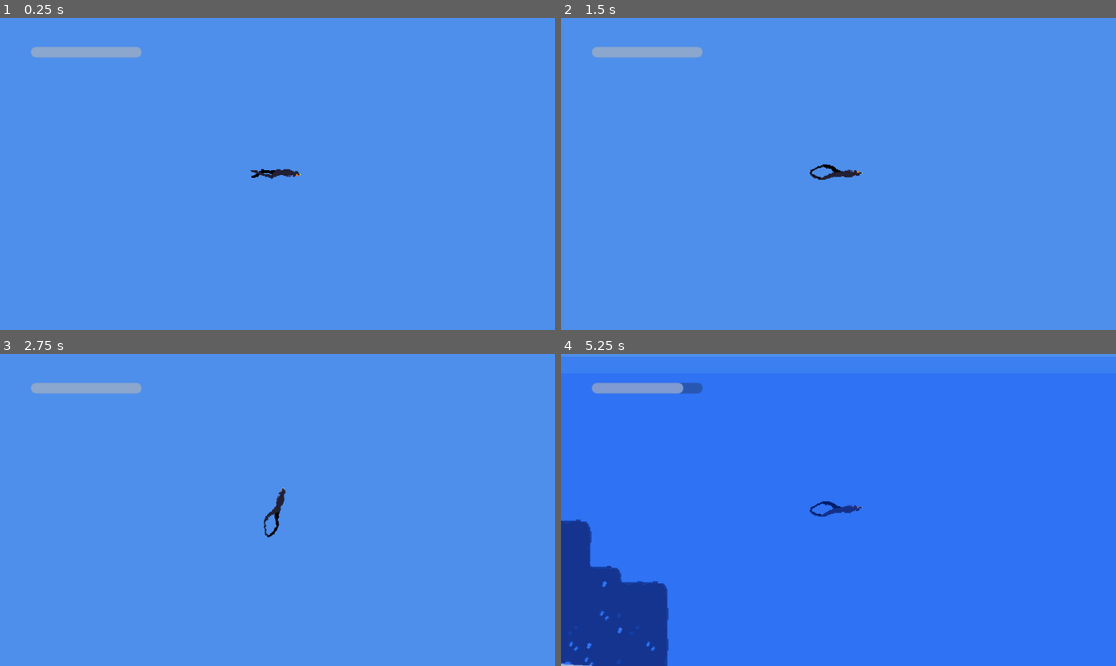
Above: before the commit, frames 1-4 (two rows, left to right).
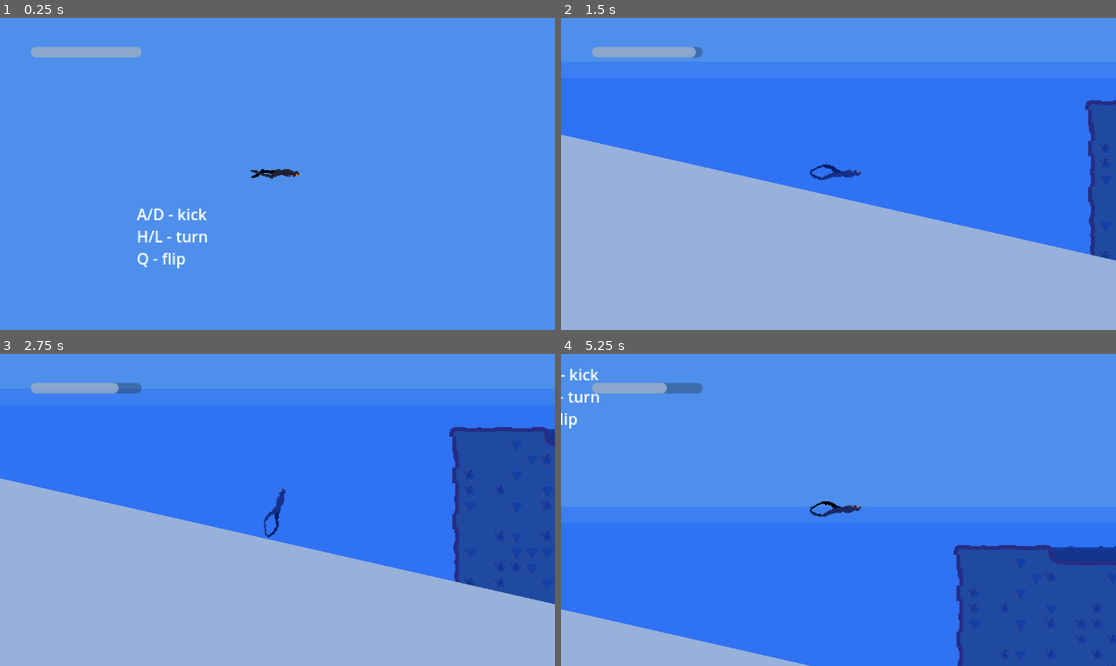
Above: after the commit, the same moments.

Repository: kstolen0/freediver-game
Game: Godot game, scene res://root.tscn
Same seed, same stepped clock (60 frames per second), same inputs: the game is played once before the commit and once after it.
Inputs:
- Up to frame 1 (0.25 s): no input
- Up to frame 2 (1.5 s): hold D 0.53-1.28 s; tap Q (flip_diver) at 0.6 s; hold A from 1.28 s (still down); tap L at 1.35 s
- Up to frame 3 (2.75 s): release A at 2.03 s; hold D from 2.03 s (still down); hold H from 2.03 s (still down)
- Up to frame 4 (5.25 s): release H at 2.78 s; tap Q (flip_diver) at 2.85, 5.1 s; release D at 3.53 s; hold L 3.53-4.28 s; hold A from 3.53 s (still down); tap H at 4.35 s

The runs differ from the first frame. In frame 1, 0.6% of the frame differs, in the area x 24-38%, y 61-81%; in frame 2, 81%; in frame 3, 84%, in the area x 0-100%, y 9-100%; in frame 4, 61%.

Commit message:
adjust starting position

Diff:
--- a/root.tscn
+++ b/root.tscn
@@ -8,6 +8,7 @@
 [ext_resource type="PackedScene" uid="uid://cvcuw6wh2kmbu" path="res://seagull/seagull.tscn" id="5_wlr40"]
 
 [node name="root" type="Node2D"]
+position = Vector2(1073, 0)
 
 [node name="ricks_bg" type="TileMapLayer" parent="."]
 tile_map_data = PackedByteArray("AAAXAHMAAAAIAAQAAAAXAHIAAAAIAAIAAAAXAHEAAAAIAAMAAAAXAHAAAAAIAAEAAAAWAHMAAAANAAUAAAAWAH …(25616 unchanged characters)…
@@ -29,17 +30,17 @@
 offset_bottom = 41.0
 
 [node name="RichTextLabel" type="RichTextLabel" parent="."]
-offset_left = 368.0
-offset_top = 1532.0
-offset_right = 505.0
-offset_bottom = 1614.0
+offset_left = -885.0
+offset_top = 1527.0
+offset_right = -748.0
+offset_bottom = 1609.0
 text = "A/D - kick
 H/L - turn
 Q - flip
 "
 
 [node name="player" parent="." instance=ExtResource("1_8hcbp")]
-position = Vector2(491, 364)
+position = Vector2(-740, 1474)
 
 [node name="Camera2D" type="Camera2D" parent="player"]
 position = Vector2(1, 1)
@@ -82,7 +83,7 @@
 rotation = -1.61538
 
 [node name="gull" parent="." instance=ExtResource("5_wlr40")]
-position = Vector2(958, 1613)
+position = Vector2(271, 1613)
 
 [node name="ocean-surface" parent="." instance=ExtResource("2_yat5b")]
 position = Vector2(853, 4348)
@@ -100,7 +101,7 @@
 position = Vector2(-59, 17)
 
 [node name="gull2" parent="." instance=ExtResource("5_wlr40")]
-position = Vector2(599, 1547)
+position = Vector2(-31, 1547)
 
 [node name="gull3" parent="." instance=ExtResource("5_wlr40")]
-position = Vector2(731, 1636)
+position = Vector2(-270, 1636)
